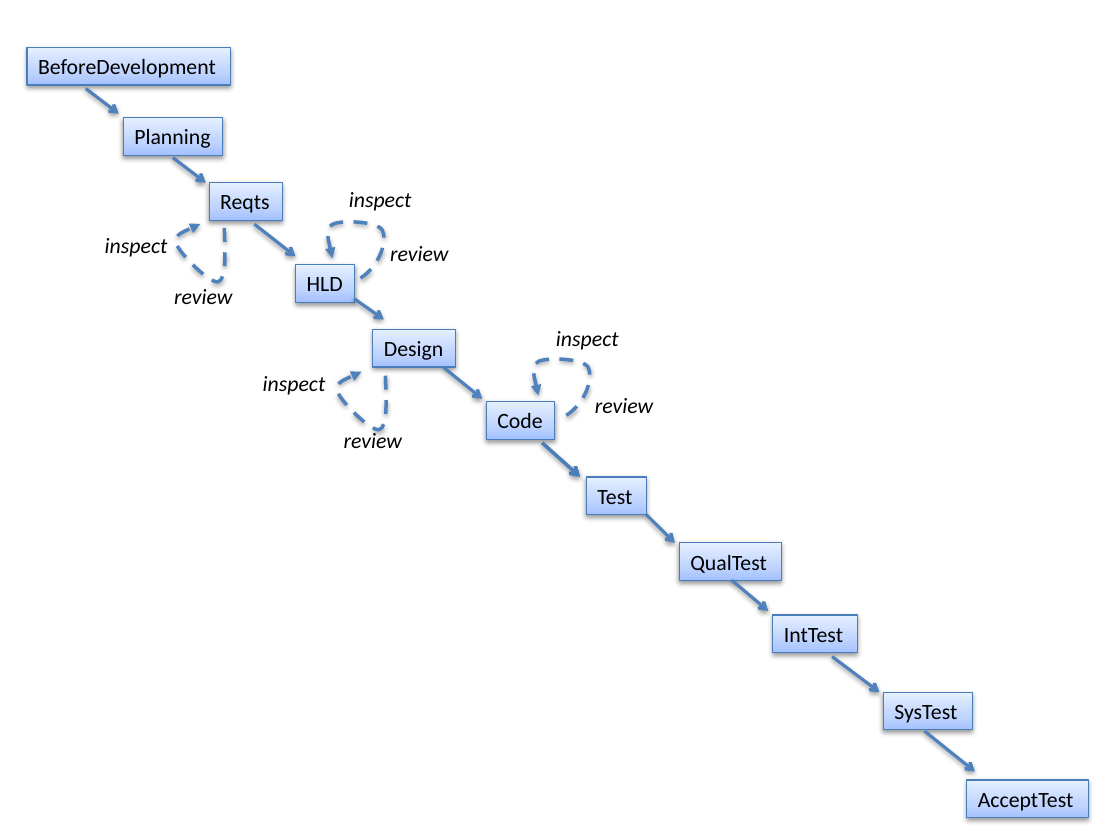
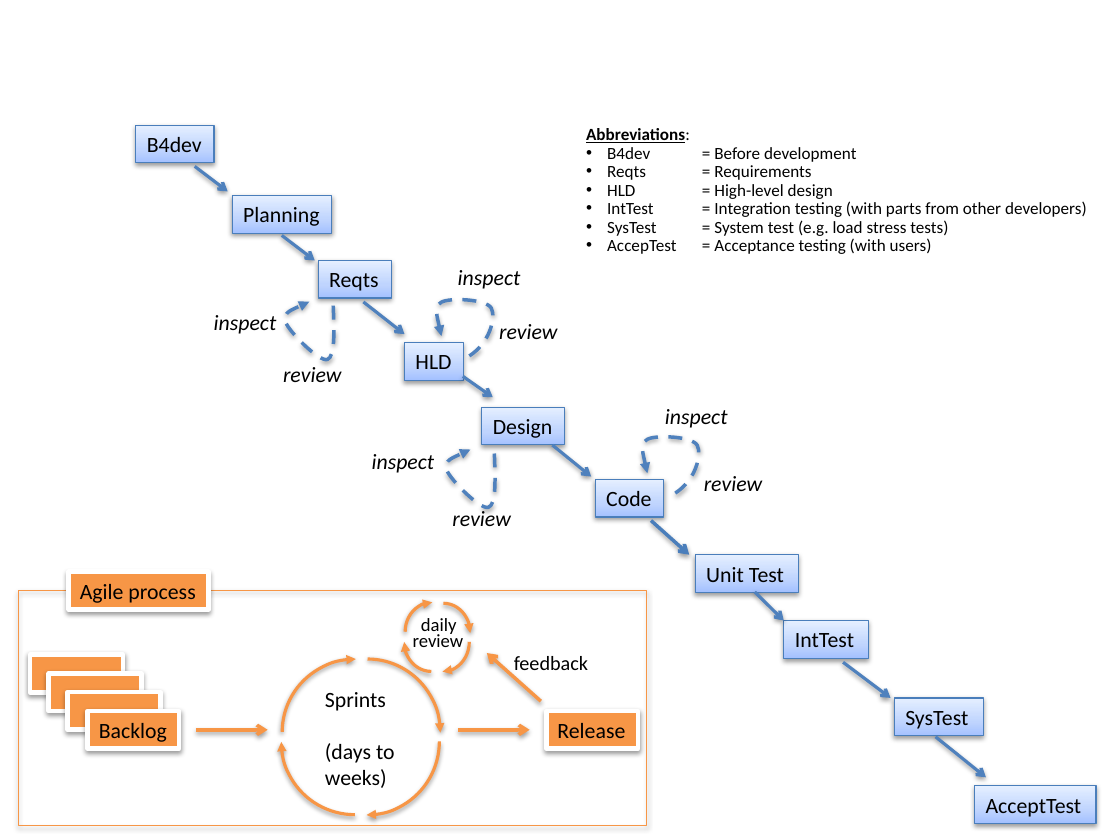
Before and after one commit to ai-se/phaseDelay, a slide deck: slide 1 of waterfall.pptx. Drawn at 1120x840 pixels with LibreOffice and Linux fonts; fonts in the diff are those of the drawing. Boxes give left, top, right and bottom in pixels: in the first picture for what was removed or moved away, otherwise in the second. Text is boxed around its words. In the diff, an @@ line names an element or a change of style, - is before the commit and + after.

```diff
--- a/waterfall.pptx
+++ b/waterfall.pptx
@@ rectangle "B4dev": place and size @@
-rectangle "B4dev" at (27, 47, 231, 85)
+rectangle "B4dev" at (136, 125, 214, 164)
@@ text in rectangle at (147, 137, 202, 152): text changed @@
-BeforeDevelopment
+B4dev
@@ text added at (586, 128, 1087, 254), 11 pt, text #000000 @@
+Abbreviations:
+• B4dev = Before development
+• Reqts = Requirements
+• HLD = High-level design
+• IntTest = Integration testing (with parts from other developers)
+• SysTest = System test (e.g. load stress tests)
+• AccepTest = Acceptance testing (with users)
@@ 3 freeform shapes, 2 rectangles, 2 arrows, 1 text: place and size @@
-3 freeform shapes, 2 rectangles, 2 arrows, 1 text at (172, 158, 589, 440)
+3 freeform shapes, 2 rectangles, 2 arrows, 1 text at (282, 235, 699, 517)
@@ rectangle removed at (679, 543, 781, 581) @@
-QualTest
@@ rectangle "Unit Test": place and size @@
-rectangle "Unit Test" at (586, 477, 646, 515)
+rectangle "Unit Test" at (696, 554, 799, 592)
@@ text in rectangle at (706, 567, 784, 582): text changed @@
-Test
+Unit Test
@@ rectangle added at (18, 590, 646, 824), outline #F79646 0.75 pt @@
@@ rectangle added at (68, 572, 208, 610), fill #F79646, outline #FFFFFF 3 pt, 14 pt, text #000000 @@
+Agile process
@@ arrow removed from (731, 580) to (768, 612) @@
@@ 7 texts, 5 arrows, 3 rectangles, 1 freeform shape: place and size @@
-7 texts, 5 arrows, 3 rectangles, 1 freeform shape at (86, 88, 675, 543)
+7 texts, 5 arrows, 3 rectangles, 1 freeform shape at (195, 167, 784, 620)
@@ arc (boxed as its full ellipse) added at (405, 612, 459, 671), outline #F79646 2 pt @@
@@ arc (boxed as its full ellipse) added at (406, 602, 460, 661), outline #F79646 2 pt @@
@@ text added at (413, 618, 464, 647), 12 pt, text #000000 @@
+daily
+review
@@ arc (boxed as its full ellipse) added at (416, 613, 469, 672), outline #F79646 2 pt @@
@@ arc (boxed as its full ellipse) added at (417, 604, 470, 663), outline #F79646 2 pt @@
@@ rectangle added at (30, 655, 123, 693), fill #F79646, outline #FFFFFF 3 pt @@
@@ arc (boxed as its full ellipse) added at (283, 659, 430, 805), outline #F79646 2 pt @@
@@ arc (boxed as its full ellipse) added at (295, 659, 440, 805), outline #F79646 2 pt @@
@@ arrow added from (541, 701) to (487, 653), #F79646 2.25 pt @@
@@ text added at (514, 656, 588, 676), 13 pt, text #000000 @@
+feedback
@@ rectangle added at (49, 673, 142, 711), fill #F79646, outline #FFFFFF 3 pt @@
@@ arc (boxed as its full ellipse) added at (282, 669, 428, 815), outline #F79646 2 pt @@
@@ arc (boxed as its full ellipse) added at (293, 668, 439, 814), outline #F79646 2 pt @@
@@ rectangle added at (67, 692, 160, 730), fill #F79646, outline #FFFFFF 3 pt @@
@@ rectangle added at (87, 711, 179, 749), fill #F79646, outline #FFFFFF 3 pt, 14 pt, text #000000 @@
+Backlog
@@ text added at (325, 692, 395, 788), 14 pt, text #000000 @@
+Sprints
+(days to
+weeks)
@@ rectangle added at (547, 711, 638, 749), fill #F79646, outline #FFFFFF 3 pt, 14 pt, text #000000 @@
+Release
@@ arrow added from (196, 730) to (268, 730), #F79646 2.25 pt @@
@@ arrow added from (458, 730) to (530, 730), #F79646 2.25 pt @@
@@ 2 rectangles, 2 arrows: place and size @@
-2 rectangles, 2 arrows at (773, 615, 974, 772)
+2 rectangles, 2 arrows at (784, 620, 986, 777)
@@ rectangle "AcceptTest": place and size @@
-rectangle "AcceptTest" at (967, 780, 1088, 818)
+rectangle "AcceptTest" at (974, 786, 1095, 824)
```
Also in this commit, not shown: 1 other file.
